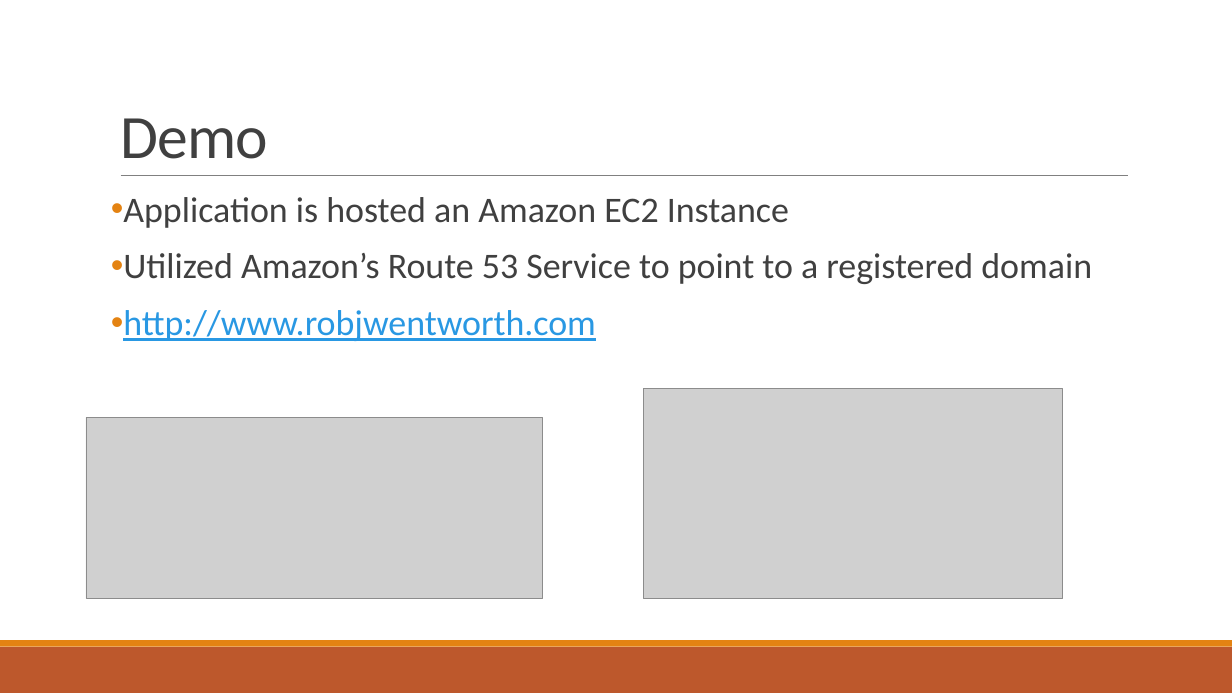
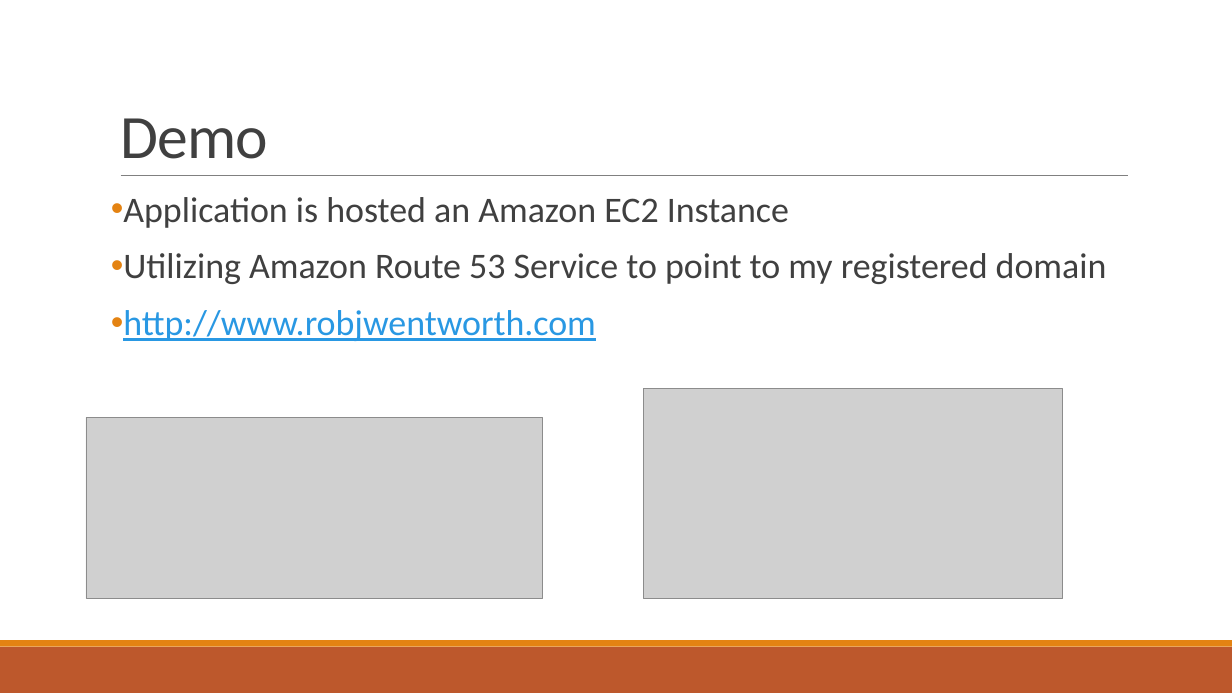
Before and after one commit to robjwentworth/capstone, a slide deck: slide 5 of rob-presentation.pptx. Drawn at 1232x693 pixels with LibreOffice and Linux fonts; fonts in the diff are those of the drawing; grey boxes stand for pictures. Boxes give left, top, right and bottom in pixels: in the first picture for what was removed or moved away, otherwise in the second. Text is boxed around its words. In the diff, an @@ line names an element or a change of style, - is before the commit and + after.

```diff
--- a/rob-presentation.pptx
+++ b/rob-presentation.pptx
@@ text at [123,253,1107,284]: text changed @@
-• Utilized Amazon’s Route 53 Service to point to a registered domain
+• Utilizing Amazon Route 53 Service to point to my registered domain
```
Also in this commit, not shown: 2 other slides changed.
